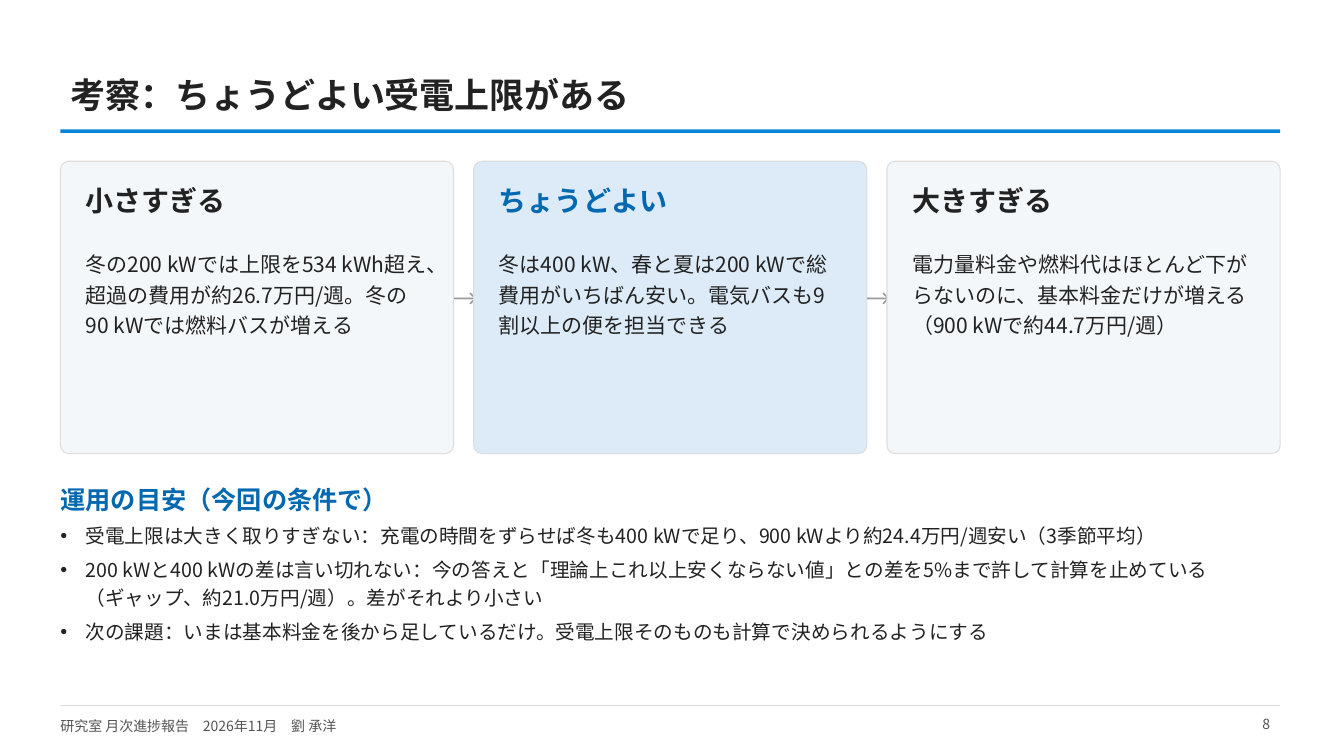
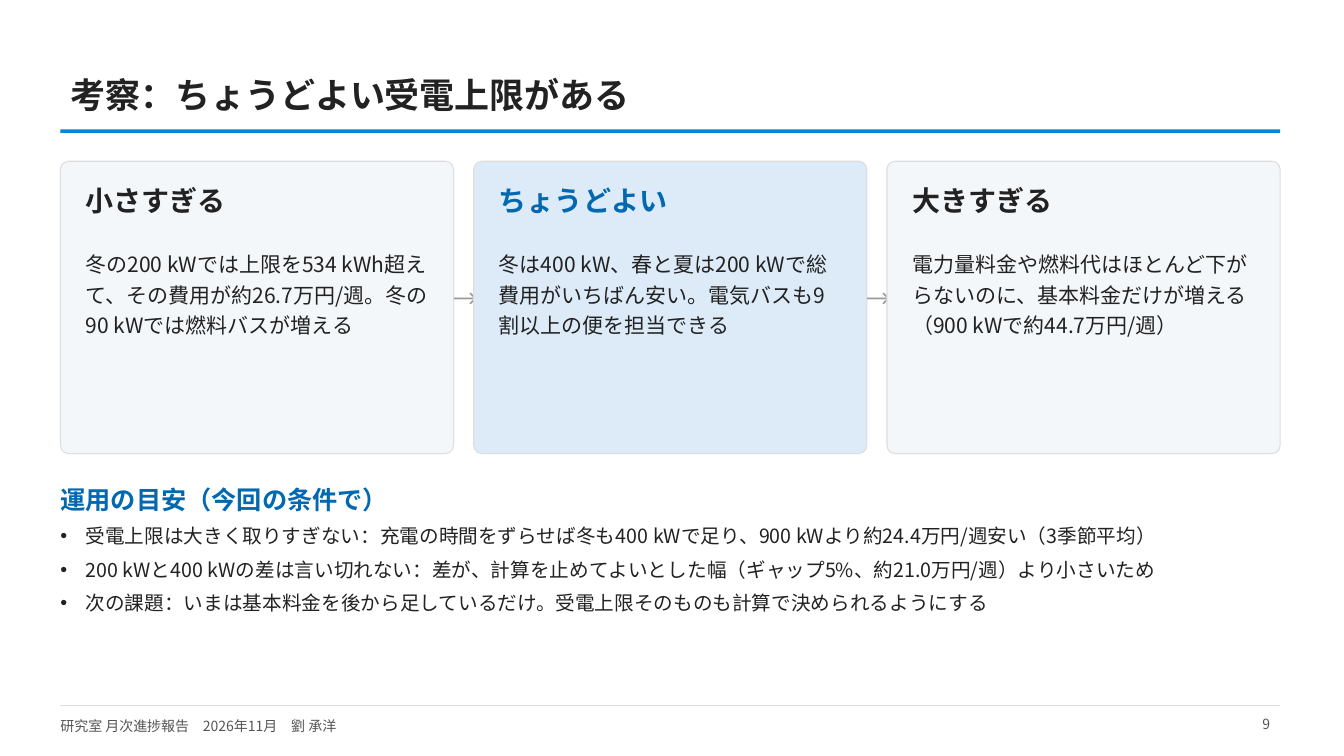
Before and after one commit to CYLIU2003/master-course, a slide deck: slide 9 of outcome/2026-11-19_lab_progress/研究室月次進捗報告_202611_劉.pptx (slide 8 before the commit). Drawn at 1344x756 pixels with LibreOffice and Linux fonts; fonts in the diff are those of the drawing. Boxes give left, top, right and bottom in pixels: in the first picture for what was removed or moved away, otherwise in the second. Text is boxed around its words. In the diff, an @@ line names an element or a change of style, - is before the commit and + after.

```diff
--- a/outcome/2026-11-19_lab_progress/研究室月次進捗報告_202611_劉.pptx
+++ b/outcome/2026-11-19_lab_progress/研究室月次進捗報告_202611_劉.pptx
@@ text at (86,254,428,335): text changed @@
-冬の200 kWでは上限を534 kWh超え、超過の費用が約26.7万円/週。冬の90 kWでは燃料バスが増える
+冬の200 kWでは上限を534 kWh超えて、その費用が約26.7万円/週。冬の90 kWでは燃料バスが増える
@@ text at (86,560,1155,581): text changed @@
-• 200 kWと400 kWの差は言い切れない：今の答えと「理論上これ以上安くならない値」との差を5%まで許して計算を止めている（ギャップ、約21.0万円/週）。差がそれより小さい
+• 200 kWと400 kWの差は言い切れない：差が、計算を止めてよいとした幅（ギャップ5%、約21.0万円/週）より小さいため
```
Also in this commit, not shown: 7 other slides changed, 1 slide added, 2 other files.
